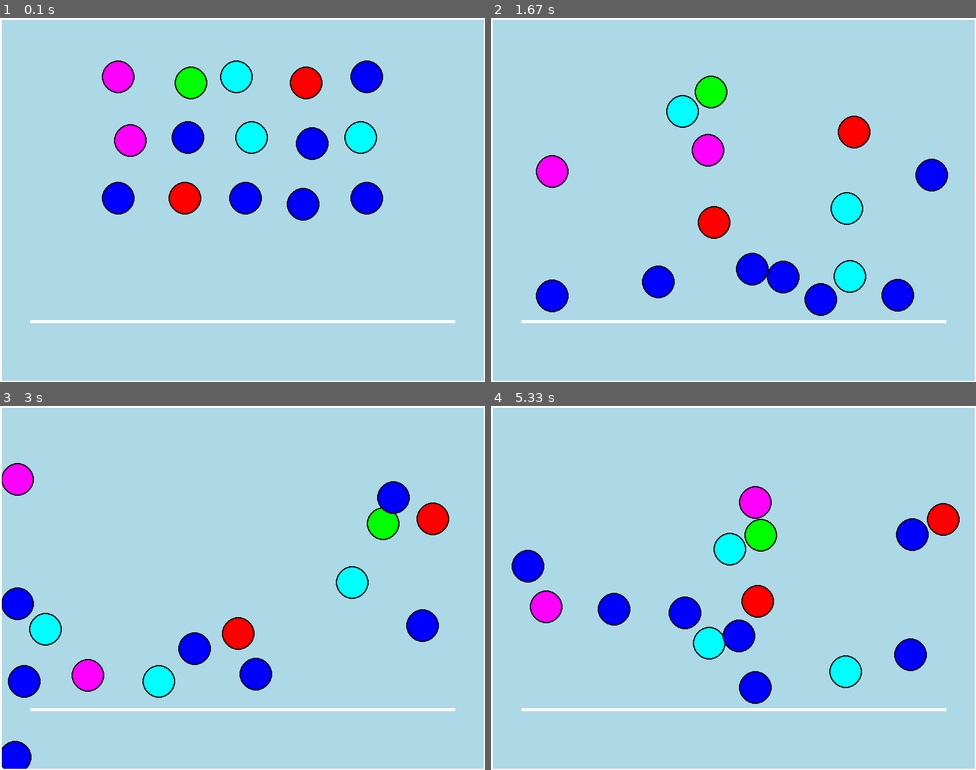
Above: before the commit, frames 1-4 (two rows, left to right).
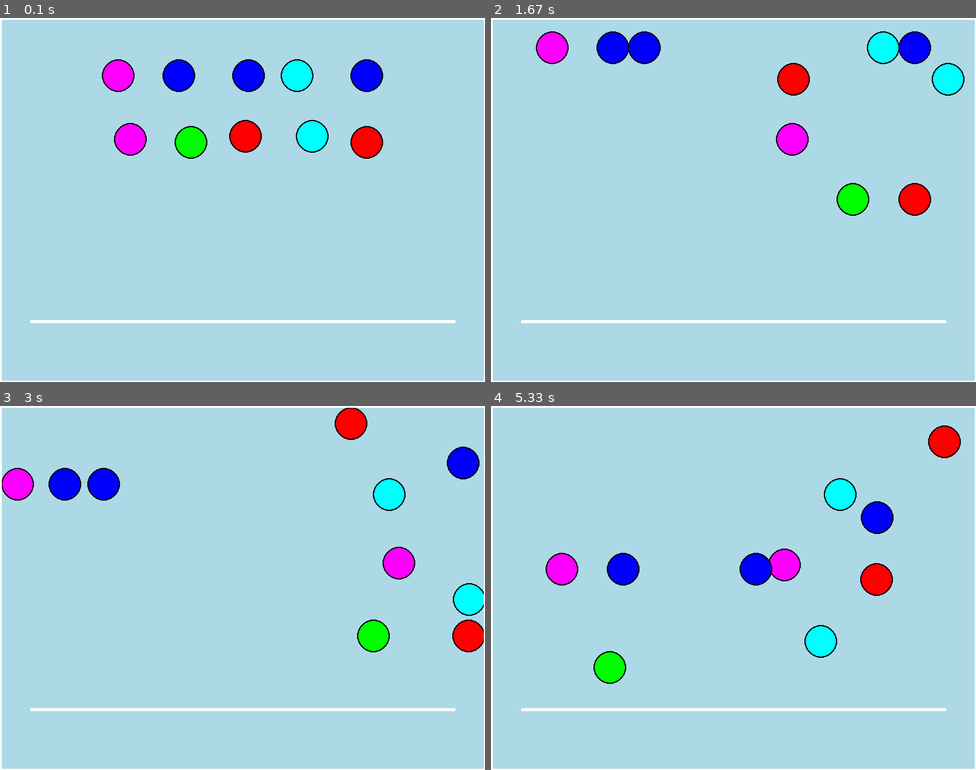
Above: after the commit, the same moments.

Repository: Roi-sysmique/Pygame-Physic-Sim
Game: pygame game, started from main.py
Two runs of this game, one before a commit and one after it. Both use one fixed random seed, a clock stepped at 60 frames per second and the inputs below.
Inputs:
- Up to frame 1 (0.1 s): no input
- Up to frame 2 (1.67 s): no input
- Up to frame 3 (3 s): no input
- Up to frame 4 (5.33 s): no input

The runs differ from the first frame. In frame 1, 7.1% of the frame differs, in the area x 21-79%, y 11-56%; in frame 2, 11%; in frame 3, 11%; in frame 4, 12%, in the area x 4-97%, y 5-82%.

Commit message:
Corrected Balls Collisions

Diff:
--- a/main.py
+++ b/main.py
@@ -24,7 +24,7 @@
         self.rect = self.image.get_rect(center=self.position)
         self.image.fill((0, 0, 0))
         self.image.set_colorkey((0, 0, 0))
-        self.gravity = Vector2(0, 0.1)
+        self.gravity = Vector2(0, 0)
         self.color = color
 
     def wall_collisions(self, wall_start_pos:Vector2, wall_end_pos:Vector2):
@@ -50,8 +50,17 @@
         if dist <= radius_sum:
             penetration = radius_sum - dist
             normal = dist_vec.normalize()
-            self.position += normal * penetration
-            self.velocity.reflect_ip(normal)
+            self.position += normal * (penetration / 2)
+            b.position -= normal * (penetration / 2)
+            rel_vel = self.velocity - b.velocity
+            vn = rel_vel.dot(normal)
+
+            if vn > 0:
+                return
+
+            impulse = -vn * normal
+            self.velocity += impulse
+            b.velocity -= impulse
 
     def update(self):
         self.velocity += self.gravity
@@ -76,7 +85,7 @@
         (Vector2(0, 0), Vector2(WIDTH, 0)),
     ]
     for i in range(5):
-        for j in range(3):
+        for j in range(2):
             balls.add(
                 Ball(
                     Vector2(200 + i * 100, 100 + j * 100),
